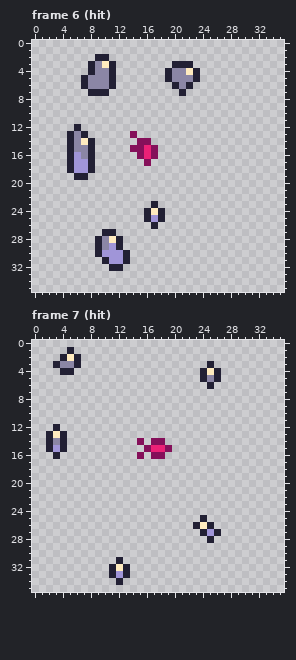
Two versions of one pixel-art file, assets/images/fishball.ase. That is the earlier state.
36x36 pixels, 12 frames. Shown: frame 6 (hit), frame 7 (hit). The commit also changed other frames, which this record leaves out.
New version:
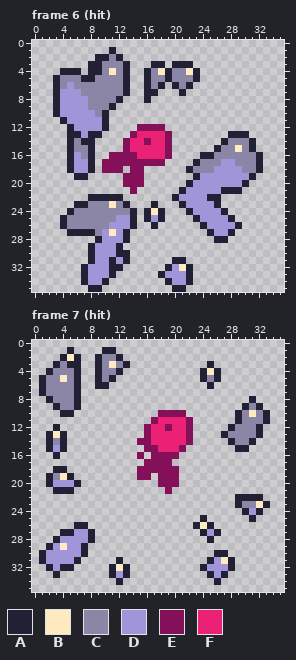
Palette (. is transparent): A #222034  B #ffebbf  C #8b86a5  D #a095d8  E #85105a  F #eb2176
From old to new:
layer "Layer 2" added
Changed rows in their new state; - is an unchanged pixel.
Frame 6 (hit), layer "Layer 2":
first column x 3:
 1 --------A---------------------
 2 --------CA--------------------
 3 ------ACCCA---AA--------------
 4 -AAA--A-BCA--ACB--------------
 5 ACCC-A--CCA--ACC--------------
 6 ACDCC---CCA--ACA--------------
 7 ADDDCCCCCCA--AA---------------
 8 ADDDDCCCCA---A----------------
 9 ADDDDCCCA---------------------
10 ADDDDDCA----------------------
11 -ADDDDDA----------------------
12 --ADDDDA----EEEE--------------
13 ---ADAA-----FFFFE--------AAA--
14 ----A-----EFF-FFE-------ACCCA-
15 ----------EFF-FFE------ACCBCA-
16 --------EEEEF-FFE----AACCCCCCA
17 -------EEEEEE-EE----ACCCDDCCCA
18 -------EEE-EE------ACCCDDDDCCA
19 ----------EEE-------ADDDDDDDA-
20 ----------EEE------ADDDDDDDA--
21 -----------E------ADDDDDAAA---
22 -----AAAAA-------ADDDDAA------
23 ---AACCCBCA-------ADDDDA------
24 --ACCCCCCCCA-------ADDDDA-----
25 -ACCCCCCCDDA--------ADDDDA----
26 -ACCCCCCDDDA---------ADDDDA---
27 --AAAACDBDA-----------ADDA----
28 -------DDDA------------AA-----
29 -----ADD----------------------
30 -----AD--A--------------------
31 -----ADDA--------AA-----------
32 ----ADDD--------ADBA----------
33 ----ADDDA------ADDDA----------
34 ----ADDA--------ADDA----------
35 -----AA----------AA-----------
Frame 7 (hit), layer "Layer 2":
first column x 1:
 1 ---------AA----------------------
 2 --------ACCA---------------------
 3 ----A---ACBCA--------------------
 4 -ACCCA--ACCA---------------------
 5 ACCBCA--ACA----------------------
 6 ACCCCA--AA-----------------------
 7 ACCCCA---------------------------
 8 -ACCCA------------------------A--
 9 --ACCA-----------------------ACA-
10 ---AA------------EEEE-------ACBCA
11 ----------------EFFFFE------ACCCA
12 ---------------EFFEFFE-----ACCCA-
13 ---------------EFFFFFE----ACCCCA-
14 ---------------EFFFFFE-----ACCA--
15 ----------------E-FFE-------AA---
16 ------------------EE-------------
17 ---------------EEEE--------------
18 --AA----------EEEEEE-------------
19 -ACBA---------EE-EEE-------------
20 -ADDDA-----------EEE-------------
21 --AAA-------------E--------------
22 ----------------------------AAAA-
23 ----------------------------ACCBA
24 -----------------------------ADA-
25 ------------------------------A--
26 -----AA--------------------------
27 ---AADDA-------------------------
28 --ADDDDA-------------------------
29 -ADBDDA--------------------------
30 ADDDDDA------------------AA------
31 ADDDDA------------------ADBA-----
32 -ADAA------------------ADDDA-----
33 --A---------------------ADA------
34 -------------------------A-------
Where, in picture pixels (left, top, right, bottom), the same in both pictures:
changed: (53, 47, 263, 292)
changed: (39, 347, 130, 417)
added: (221, 396, 270, 452)
changed: (137, 410, 193, 494)
added: (39, 466, 95, 578)
added: (235, 494, 270, 522)
added: (200, 550, 235, 585)
